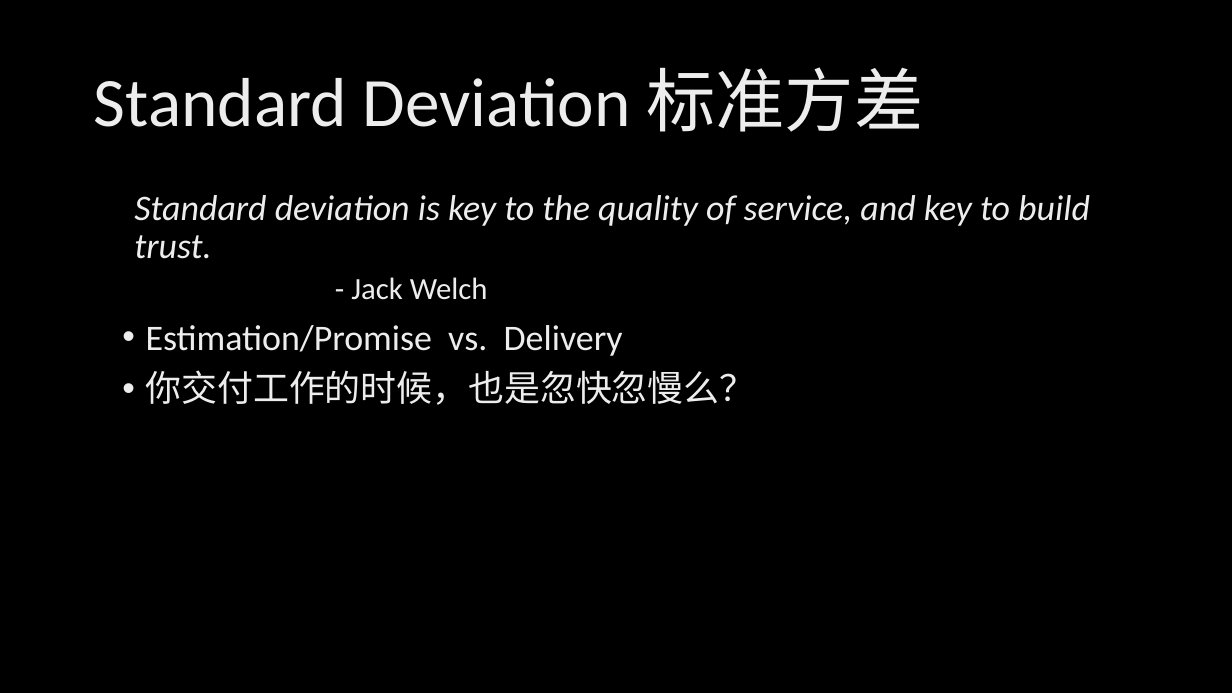
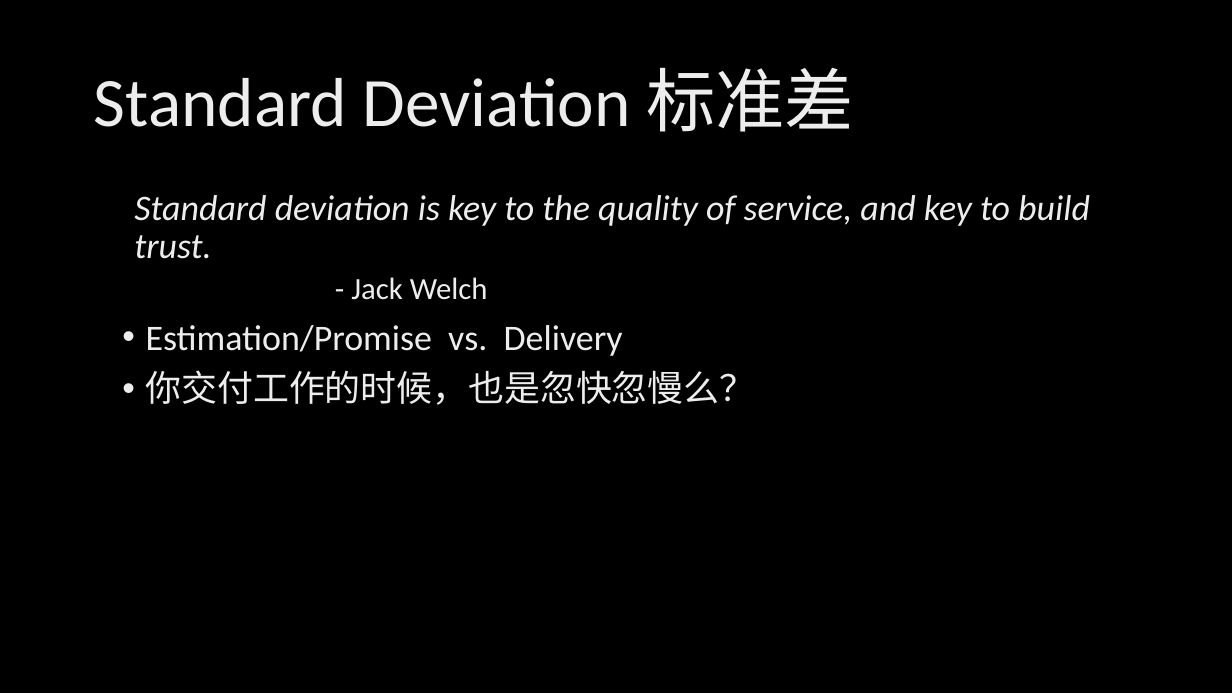
Before and after one commit to xinase/ASE, a slide deck: slide 21 of chapter3/ASE_3_PSP_Career.pptx. Drawn at 1232x693 pixels with LibreOffice and Linux fonts; fonts in the diff are those of the drawing; background and template pictures are left out. Boxes give left, top, right and bottom in pixels: in the first picture for what was removed or moved away, otherwise in the second. Text is boxed around its words. In the diff, an @@ line names an element or a change of style, - is before the commit and + after.

Commit message:
update file

```diff
--- a/chapter3/ASE_3_PSP_Career.pptx
+++ b/chapter3/ASE_3_PSP_Career.pptx
@@ title at (x1=94, y1=67, x2=854, y2=132): text changed @@
-Standard Deviation 标准方差
+Standard Deviation 标准差
```
Also in this commit, not shown: 1 other slide changed.
